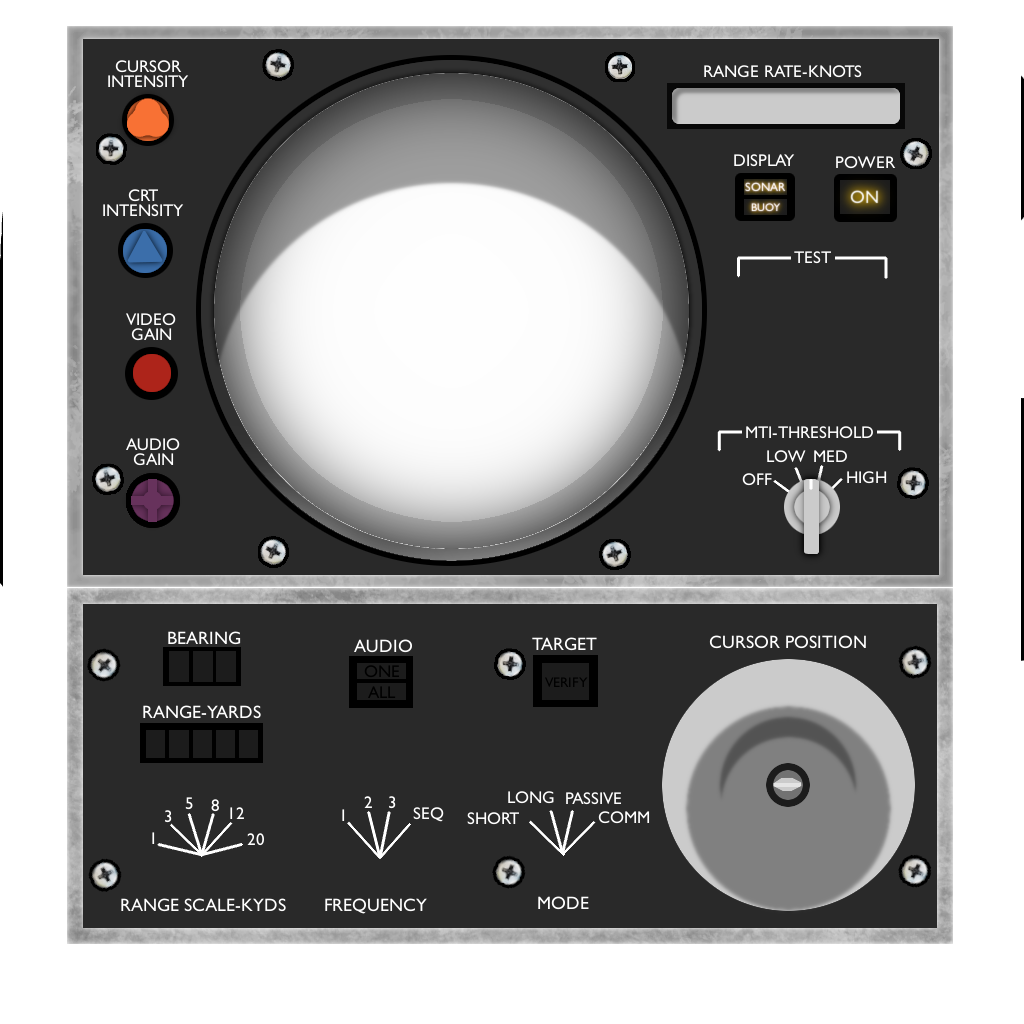
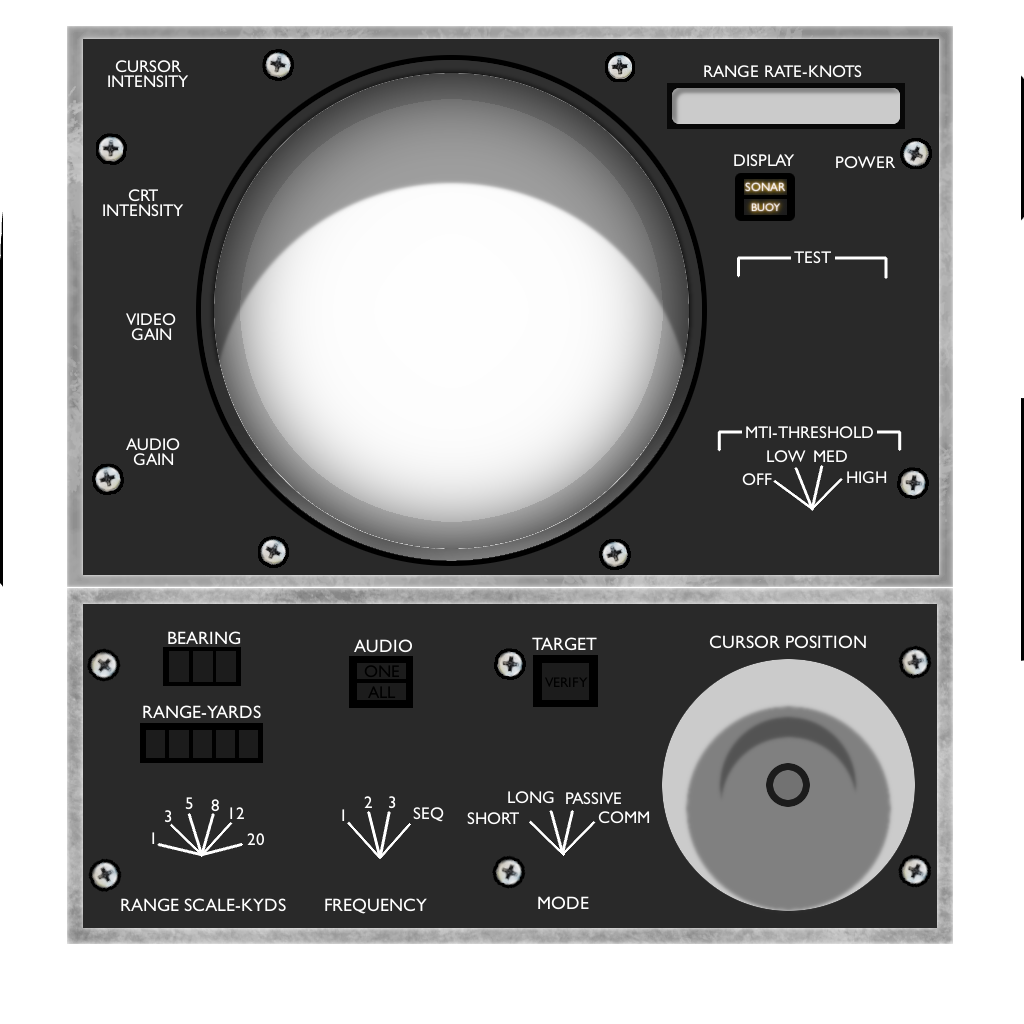
Comparing the layer stacks of the two 1024 x 1024 images. Changes:
renamed "Layer #48" to "Layer #49", moved it into group "Cursor range" over <box>773,777,802,791</box>
hid group "ON button" (4 layers) over <box>834,174,897,222</box>
hid group "Knobs" (1 layers) over <box>118,86,843,561</box>
removed layer "Cursor knob" from group "Knobs" over <box>120,86,176,146</box>
removed layer "Crt knob" from group "Knobs" over <box>118,223,173,278</box>
removed layer "Audio knob" from group "Knobs" over <box>125,473,180,528</box>
removed layer "Video knob" from group "Knobs" over <box>125,347,178,400</box>
